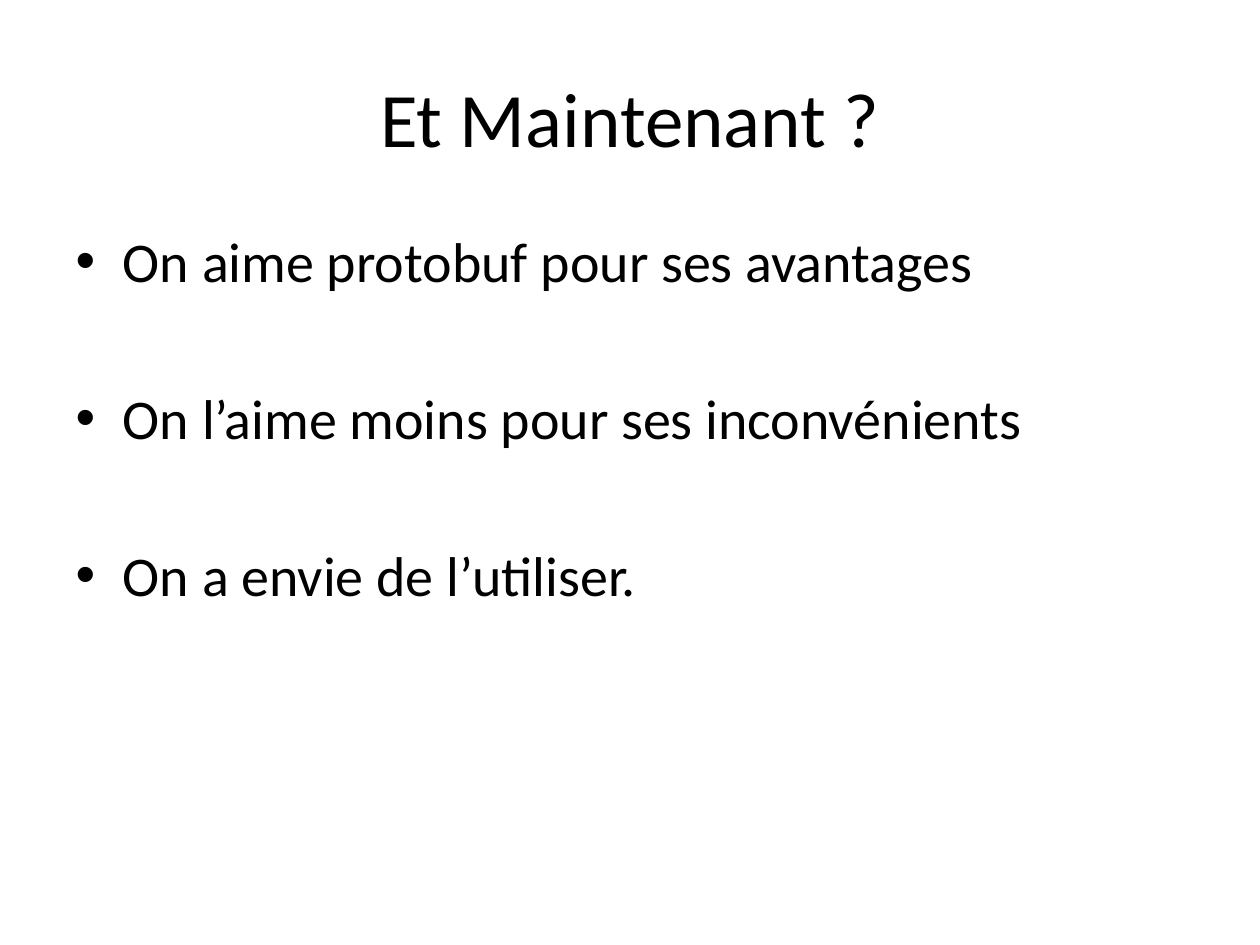
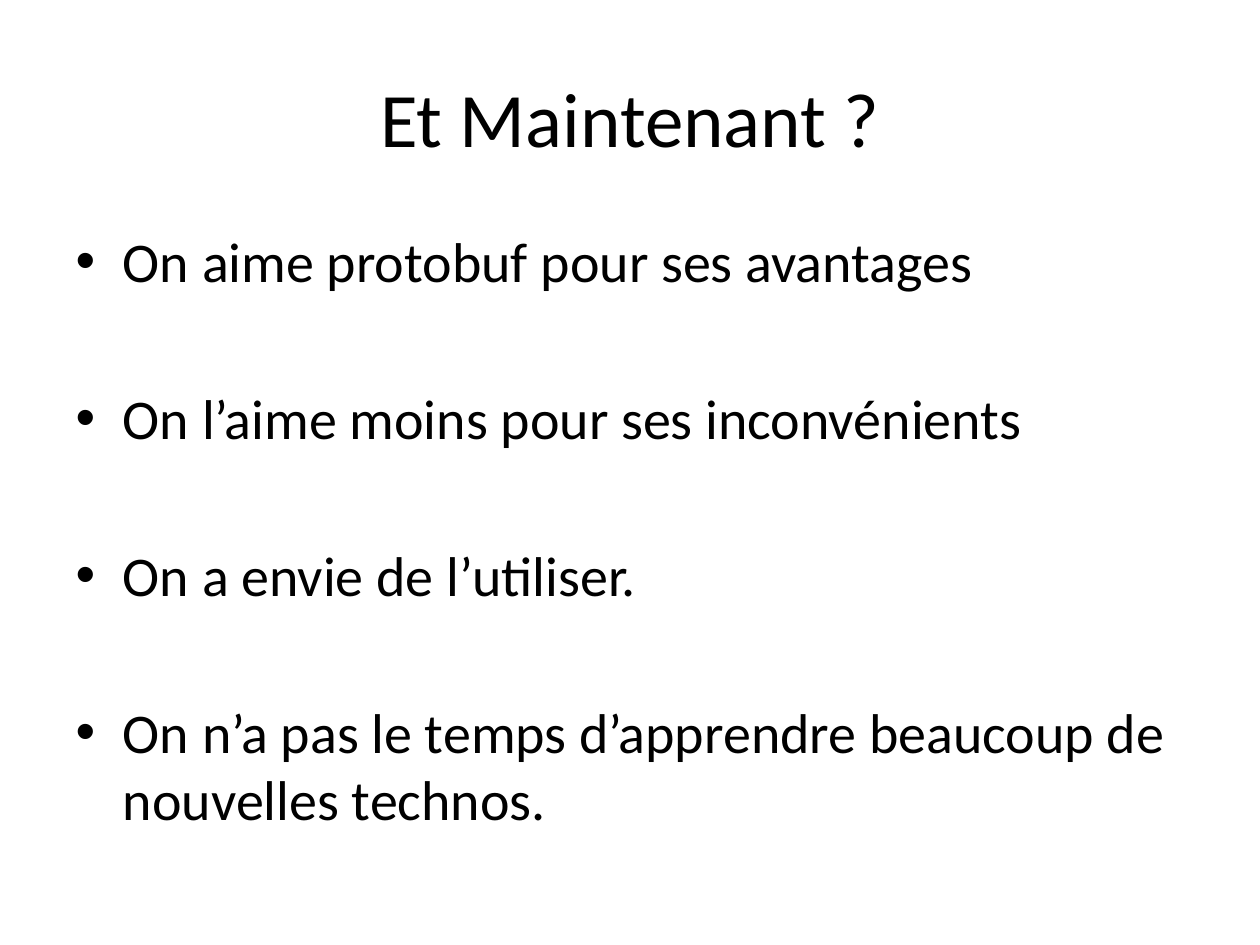
Before and after one commit to TheCopycat/protobuf-powered-android, a slide deck: slide 14 of protobuf-powered.pptx (slide 13 before the commit). Drawn at 1260x945 pixels with LibreOffice and Linux fonts; fonts in the diff are those of the drawing. Boxes give left, top, right and bottom in pixels: in the first picture for what was removed or moved away, otherwise in the second. Text is boxed around its words. In the diff, an @@ line names an element or a change of style, - is before the commit and + after.

```diff
--- a/protobuf-powered.pptx
+++ b/protobuf-powered.pptx
@@ text at [123,713,1164,821]: paragraph added @@
+• On n’a pas le temps d’apprendre beaucoup de nouvelles technos.
```
Also in this commit, not shown: 4 other slides changed, 14 slides added.
